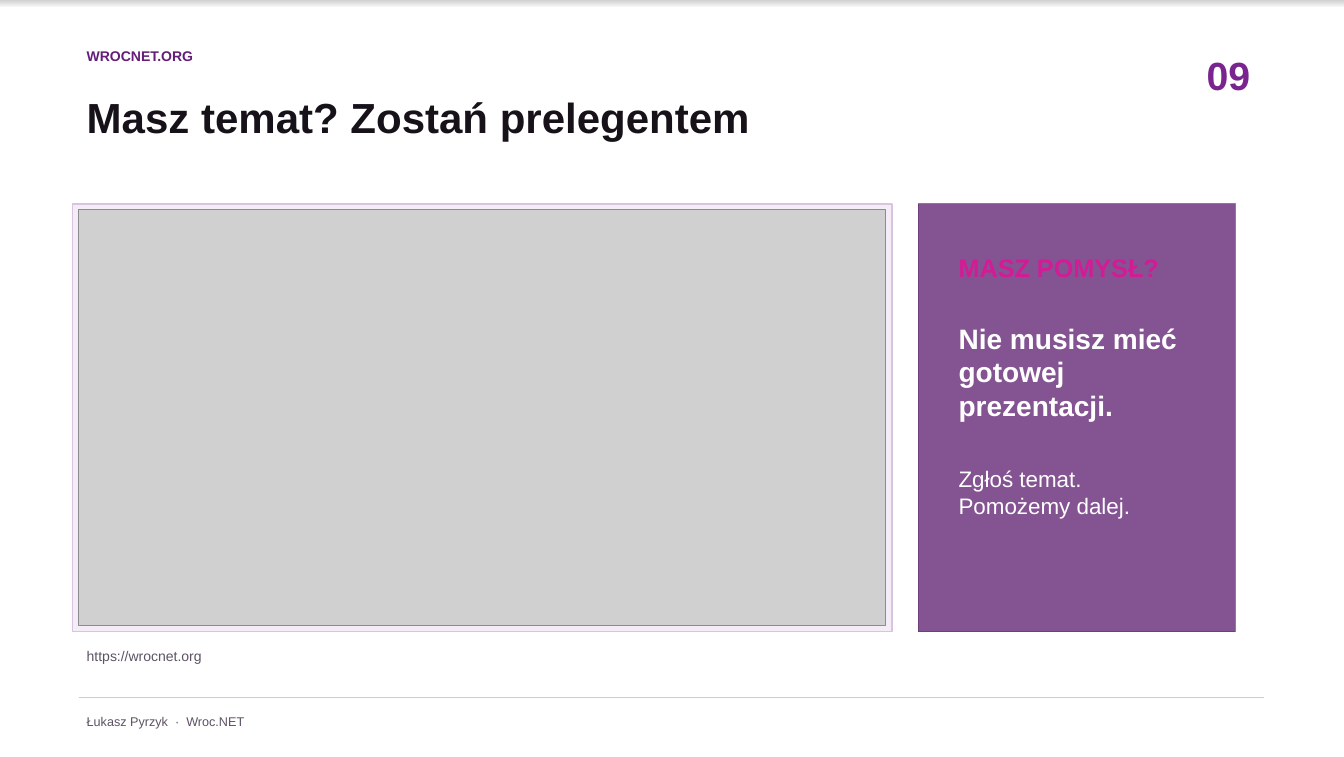
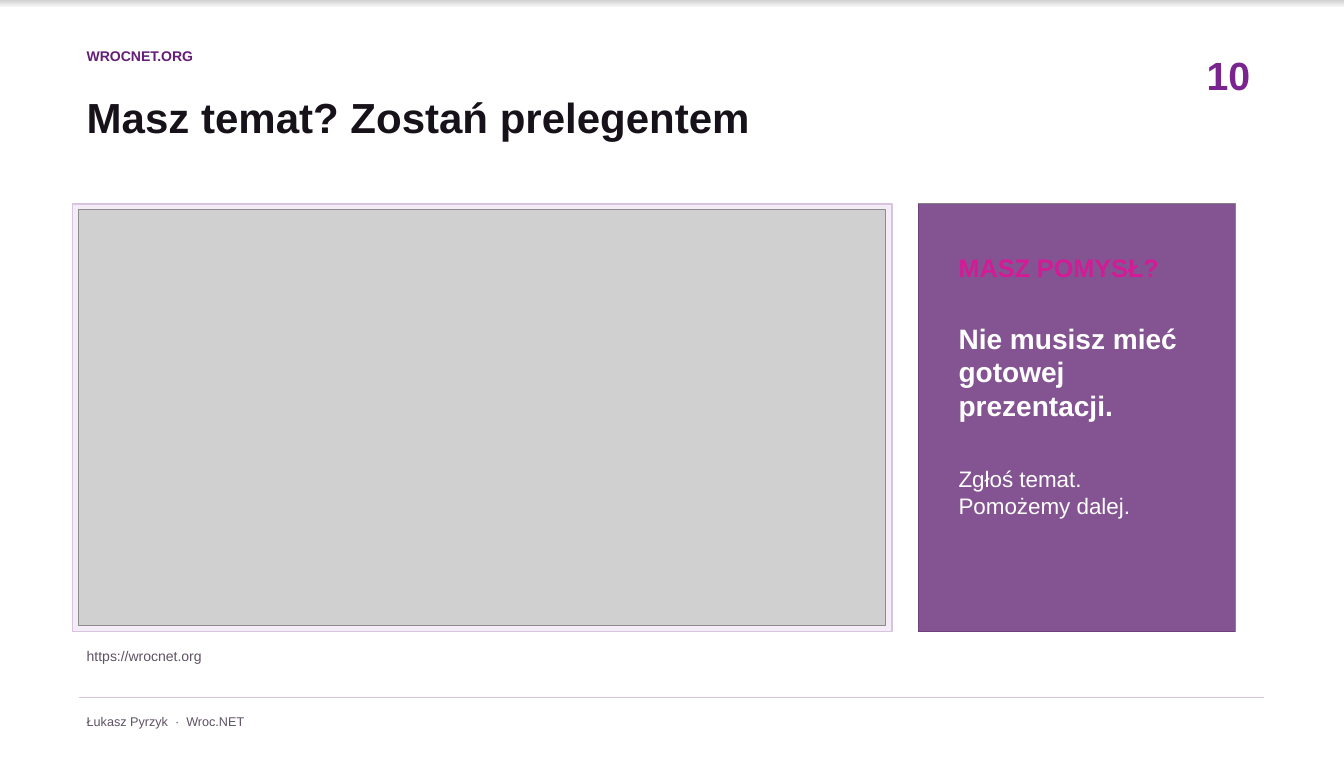
Before and after one commit to lukasz-pyrzyk/wrocnet.org, a slide deck: slide 10 of slides/171/2026-10-20-171-spotkanie.pptx (slide 9 before the commit). Drawn at 1344x757 pixels with LibreOffice and Linux fonts; fonts in the diff are those of the drawing; grey boxes stand for pictures. Boxes give left, top, right and bottom in pixels: in the first picture for what was removed or moved away, otherwise in the second. Text is boxed around its words. In the diff, an @@ line names an element or a change of style, - is before the commit and + after.

```diff
--- a/slides/171/2026-10-20-171-spotkanie.pptx
+++ b/slides/171/2026-10-20-171-spotkanie.pptx
@@ text at [1207, 62, 1251, 91]: text changed @@
-09
+10
```
Also in this commit, not shown: 12 other slides changed, 1 slide added, 3 other files.
